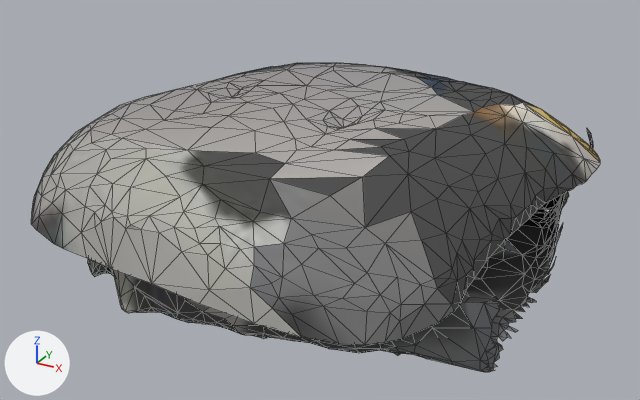
An edit to the glTF model 02_assets/models-web/bun-bottom.glb, drawn before and after from the same camera.
Rendered twice from a 50 mm lens placed at (6.66, -12.45, 6.57), pointed at (-0.01, -0.32, 0.51). The axes (+X, +Y, +Z) are drawn at lower left. The lights are the same throughout. The older version comes first. Mesh edges are drawn as thin lines. Vertices at exactly the same position are counted once.

Script lines for the objects in view, before the commit:
```python
mat_main = principled_material('main')
mat_main.texture = img_texture
mat_main.roughness = 1.0
mat_main_002 = principled_material('main.002')
mat_main_002.texture = img_texture_001
mat_main_002.roughness = 1.0
me_bun_bottom = bpy.data.meshes.new('bun-bottom')
me_bun_bottom.from_pydata(...)  # 1746 vertices, 3000 faces; spans x -4.14..4.14, y -5.05..5.05, z 0.0..2.25
# faces by material slot: [791, 2209]
me_bun_bottom.materials.append(mat_main)  # picture img_texture
me_bun_bottom.materials.append(mat_main_002)  # picture img_texture_001
ob_bun_bottom = bpy.data.objects.new('bun-bottom', me_bun_bottom)
ob_bun_bottom.location = (0.0, 0.0, 0.0)
```
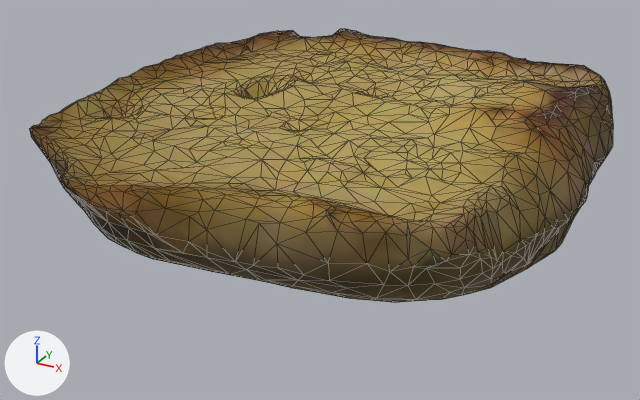
Location of each change, (x1, y1, x2, y2) in pixels of the pictures (640 x 400 px):
'bun-bottom', surface changed, reshaped (12% shorter)
    before: (31, 63, 600, 372)
    after: (29, 29, 613, 302)
part 1 of me_bun_bottom, rebuilt
    before: (88, 129, 593, 372)
    after: (29, 29, 613, 302)
part 2 of me_bun_bottom, deleted
    before: (31, 63, 600, 345)

The change, as a diff of the scene's bpy script:
```diff
--- a/02_assets/models-web/bun-bottom.glb.py
+++ b/02_assets/models-web/bun-bottom.glb.py
@@ mat_main @@
 n0 = _N.new('ShaderNodeBsdfPrincipled'); n0.name = 'Principled BSDF'
 n1 = _N.new('ShaderNodeOutputMaterial'); n1.name = 'Material Output'
+n3 = _N.new('ShaderNodeMix'); n3.name = 'Mix'
+n3.data_type = 'RGBA'
+n3.blend_type = 'MULTIPLY'
+n3.inputs[0].default_value = 1.0  # 'Factor'
+n4 = _N.new('ShaderNodeVertexColor'); n4.name = 'Color Attribute'
 n2 = _N.new('ShaderNodeTexImage'); n2.name = 'Image Texture'
-n2.image = img_texture
+n2.image = img_texture_001
 _L.new(n0.outputs[0], n1.inputs[0])  # 'BSDF' to 'Surface'
-_L.new(n2.outputs[0], n0.inputs[0])  # 'Color' to 'Base Color'
+_L.new(n3.outputs[2], n0.inputs[0])  # 'Result' to 'Base Color'
+_L.new(n4.outputs[0], n3.inputs[7])  # 'Color' to 'B'
+_L.new(n2.outputs[0], n3.inputs[6])  # 'Color' to 'A'
@@ mat_main_002 @@
 n0 = _N.new('ShaderNodeBsdfPrincipled'); n0.name = 'Principled BSDF'
 n1 = _N.new('ShaderNodeOutputMaterial'); n1.name = 'Material Output'
+n3 = _N.new('ShaderNodeMix'); n3.name = 'Mix'
+n3.data_type = 'RGBA'
+n3.blend_type = 'MULTIPLY'
+n3.inputs[0].default_value = 1.0  # 'Factor'
+n4 = _N.new('ShaderNodeVertexColor'); n4.name = 'Color Attribute'
 n2 = _N.new('ShaderNodeTexImage'); n2.name = 'Image Texture'
-n2.image = img_texture_001
+n2.image = img_texture
 _L.new(n0.outputs[0], n1.inputs[0])  # 'BSDF' to 'Surface'
-_L.new(n2.outputs[0], n0.inputs[0])  # 'Color' to 'Base Color'
+_L.new(n3.outputs[2], n0.inputs[0])  # 'Result' to 'Base Color'
+_L.new(n4.outputs[0], n3.inputs[7])  # 'Color' to 'B'
+_L.new(n2.outputs[0], n3.inputs[6])  # 'Color' to 'A'
@@ mat_bans_shita_01_seam @@
+mat_bans_shita_01_seam = bpy.data.materials.new('bans-shita-01-seam')
+mat_bans_shita_01_seam.use_nodes = True; mat_bans_shita_01_seam.node_tree.nodes.clear()
+_N = mat_bans_shita_01_seam.node_tree.nodes; _L = mat_bans_shita_01_seam.node_tree.links
+n0 = _N.new('ShaderNodeBsdfPrincipled'); n0.name = 'Principled BSDF'
+n0.inputs[2].default_value = 0.8  # 'Roughness'
+n1 = _N.new('ShaderNodeOutputMaterial'); n1.name = 'Material Output'
+n2 = _N.new('ShaderNodeVertexColor'); n2.name = 'Color Attribute'
+_L.new(n0.outputs[0], n1.inputs[0])  # 'BSDF' to 'Surface'
+_L.new(n2.outputs[0], n0.inputs[0])  # 'Color' to 'Base Color'
@@ me_bun_bottom @@
-me_bun_bottom.from_pydata(...)  # 1746 vertices, 3000 faces; spans x -4.14..4.14, y -5.05..5.05, z 0.0..2.25
+me_bun_bottom.from_pydata(...)  # 1501 vertices, 3000 faces; spans x -4.24..4.25, y -4.61..4.61, z 0.0..2.3
+# me_bun_bottom part 1: the loose piece of 1301 vertices spanning x -3.9..4.14, y -4.25..5.05, z 0.0..1.13 is rebuilt with 1501 vertices and now spans x -4.24..4.25, y -4.61..4.61, z 0.0..2.3
+# me_bun_bottom part 2: the loose piece of 445 vertices spanning x -4.14..4.07, y -5.05..4.55, z 1.12..2.25 is deleted
 me_bun_bottom.materials.append(mat_main)
 me_bun_bottom.materials.append(mat_main_002)
+me_bun_bottom.materials.append(mat_bans_shita_01_seam)
```
